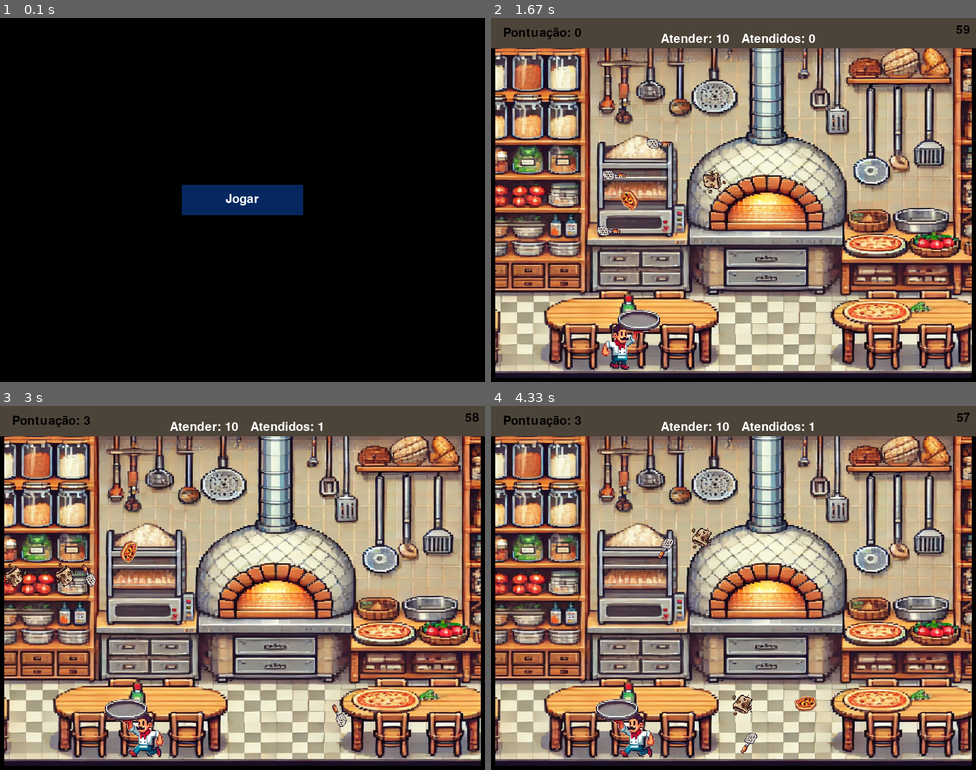
Above: before the commit, frames 1-4 (two rows, left to right).
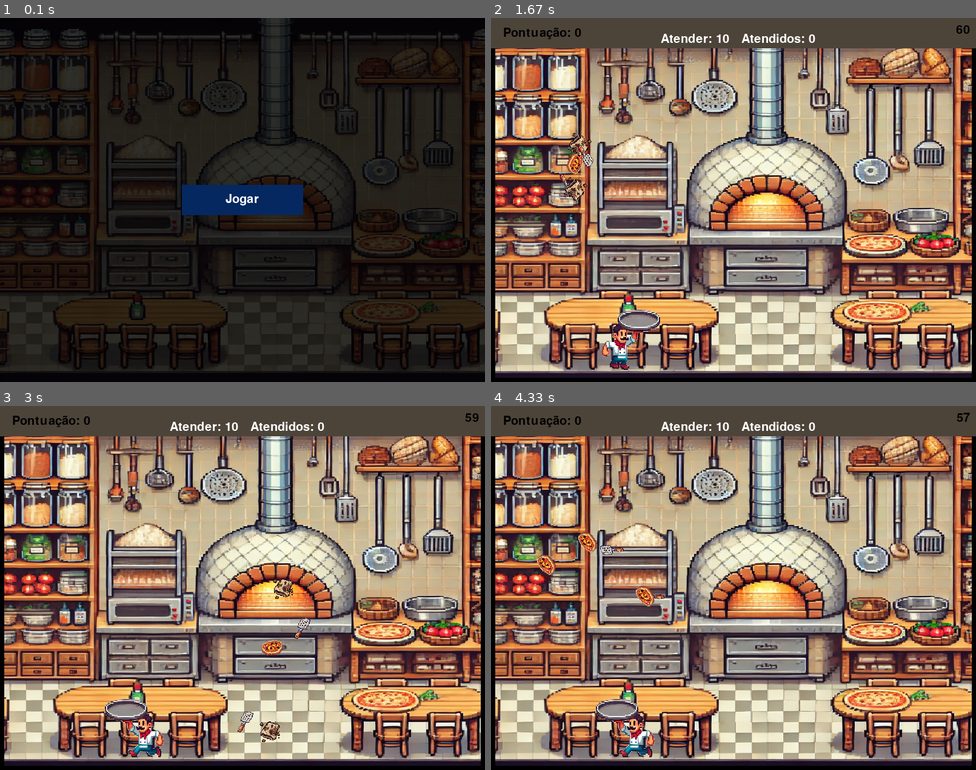
Above: after the commit, the same moments.

Repository: WesleyGCO/Pizza-Panic
Game: pygame game, started from src/main.py
Two runs of this game, one before a commit and one after it. Both use one fixed random seed, a clock stepped at 60 frames per second and the inputs below.
Inputs (mouse positions are in pixels of both pictures, inside the frame that each line leads up to):
- Up to frame 1 (0.1 s): no input
- Up to frame 2 (1.67 s): click "Jogar" at 0.38 s; tap Esc at 0.67 s; click (733, 200) at 1.05 s, where only the run after the commit has a clickable "Jogar"; hold Right from 1.33 s (still down); move the mouse to (733, 221) at 1.37 s
- Up to frame 3 (3 s): release Right at 1.8 s; hold Right 1.83-2.3 s; hold Left 2.33-2.87 s; hold Left from 2.9 s (still down)
- Up to frame 4 (4.33 s): release Left at 3.3 s; hold Right 3.33-3.97 s; hold Left from 4 s (still down)

The runs differ from the first frame. In frame 1, 62% of the frame differs, in the area x 0-100%, y 0-98%; in frame 2, 1.0%; in frame 3, 1.2%; in frame 4, 1.1%.

Commit message:
Adicionado imagem de fundo no menu inicial; criado tecla para voltar ao menu inicial no faseService

Diff:
--- a/src/adapters/primary/pygame_input_adapter.py
+++ b/src/adapters/primary/pygame_input_adapter.py
@@ -8,6 +8,7 @@
     informacao_dado = {
         'esquerda': keys[pygame.K_LEFT],
         'direita': keys[pygame.K_RIGHT],
+        'esc': keys[pygame.K_ESCAPE],
     }
     return informacao_dado
 
--- a/src/adapters/primary/ui/menu_inicial_ui.py
+++ b/src/adapters/primary/ui/menu_inicial_ui.py
@@ -37,6 +37,7 @@
         botao_posicao_x = (tela_largura - botao_largura) // 2
         botao_posicao_y = (tela_altura - botao_altura) // 2
         self.botao_jogar = pygame_output_adapter.criar_retangulo(botao_posicao_x, botao_posicao_y, botao_largura, botao_altura)
+        self.botao_creditos = pygame_output_adapter.criar_retangulo(botao_posicao_x, botao_posicao_y + 2 * (botao_altura + 20), botao_largura, botao_altura)
         self.cor_botao_hover = (15, 99, 245)
         self.cor_botao_normal = (5, 40, 97)
 
@@ -57,9 +58,7 @@
         mouse_pos = pygame_input_adapter.mouse_posicao()
 
         # Renderizar a imagem de fundo
-        #pygame_output_adapter.desenhar_superficie(self.imagem_redimensionada, (0, 0))
-
-        pygame_output_adapter.tocar_som("menu_inicial")
+        pygame_output_adapter.desenhar_superficie(self.imagem_redimensionada, (0, 0))
 
         # Verificar se o mouse está sobre o botão
         if self.botao_jogar.collidepoint(mouse_pos):
--- a/src/adapters/primary/use_cases/gerenciar_jogo.py
+++ b/src/adapters/primary/use_cases/gerenciar_jogo.py
@@ -38,6 +38,7 @@
     menu_fase = MenuFaseUI(tamanho_tela_largura, tamanho_tela_altura)
 
     while True:
+        pygame_output_adapter.tocar_som("menu_inicial")
         if gerenciar_menus.rodar_menu_inicial(menu_inicial):
             jogo_ui = JogoUI(tamanho_tela_largura, tamanho_tela_altura, item_servico, personagem_servico)
             fase_ui = FaseUI(tamanho_tela_altura, tamanho_tela_largura, jogo_model.relogio, jogo_model.posicao_x_texto, jogo_model.posicao_y_texto)
--- a/src/core/services/fase_servico.py
+++ b/src/core/services/fase_servico.py
@@ -4,7 +4,7 @@
 from core.interfaces.FaseInterface import FaseInterface
 
 from adapters.primary import pygame_output_adapter, pygame_input_adapter
-from adapters.primary.use_cases import gerenciar_fase
+from adapters.primary.use_cases import gerenciar_fase, gerenciar_jogo
 
 class FaseService(FaseInterface):
 
@@ -71,6 +71,8 @@
                     self.fase_model.personagem.velocidade.x = +500
                 else:
                     self.fase_model.personagem.velocidade.x = 0
+        elif (tecla_pressionada['esc']):
+            gerenciar_jogo.iniciar_jogo(self.tela_largura, self.tela_altura)
         else:
             if isinstance(self.fase_model.personagem, Personagem):
                 self.fase_model.personagem.velocidade.x = 0
